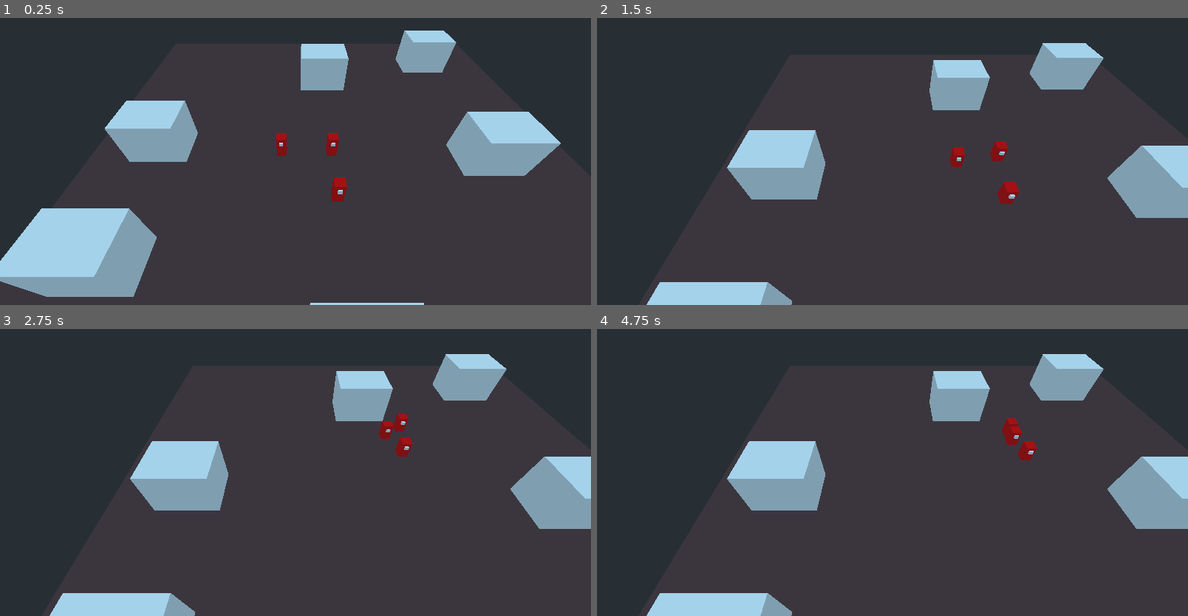
Above: before the commit, frames 1-4 (two rows, left to right).
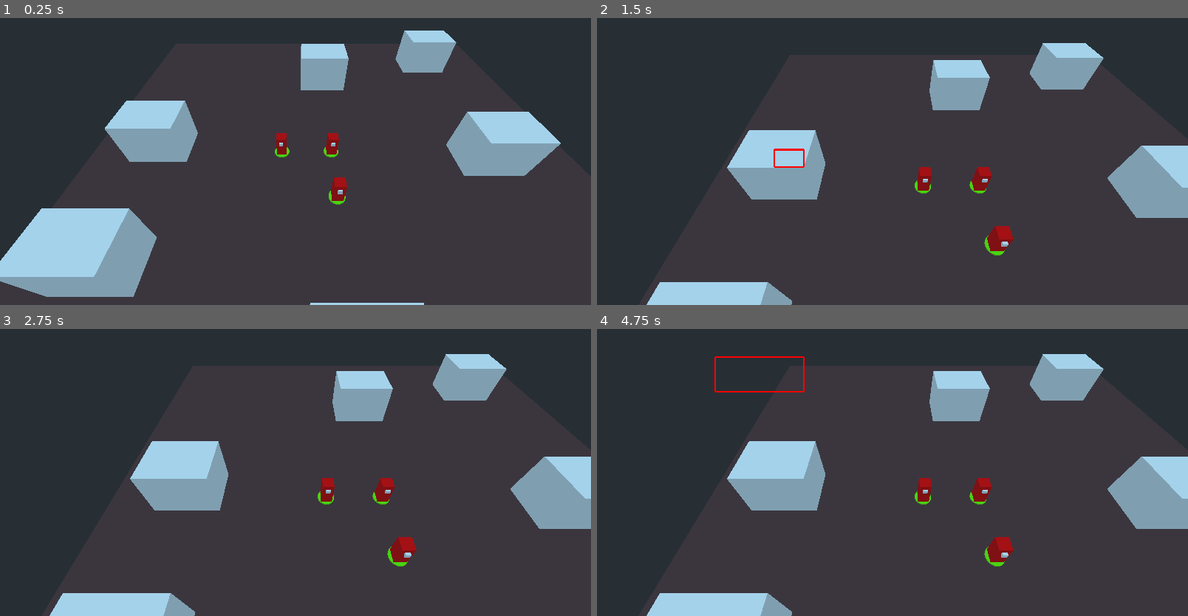
Above: after the commit, the same moments.

Repository: RKochenderfer/Rts
Game: Godot game, scene res://assets/TestWorld.tscn
The game is run twice, just before and just after one commit, with the same random seed, the same clock (stepped at 60 frames per second) and the same inputs.
Inputs (mouse positions are in pixels of both pictures, inside the frame that each line leads up to):
- Up to frame 1 (0.25 s): no input
- Up to frame 2 (1.5 s): move the mouse to (1022, 115) at 0.52 s; press the mouse at (1022, 115) at 0.53 s; right-click (1022, 115) at 0.6 s; release the mouse at (1022, 115) at 1.25 s; drag from (774, 150) to (862, 201) at 1.27 s
- Up to frame 3 (2.75 s): move the mouse to (354, 366) at 2.02 s; press the mouse at (354, 366) at 2.03 s; right-click (354, 366) at 2.1 s
- Up to frame 4 (4.75 s): release the mouse at (951, 366) at 2.75 s; drag from (862, 512) to (715, 392) at 2.77 s; move the mouse to (1069, 495) at 3.52 s; press the mouse at (1069, 495) at 3.53 s; right-click (1069, 495) at 3.6 s; release the mouse at (1069, 495) at 4.25 s; drag from (715, 392) to (803, 357) at 4.27 s

The runs differ from the first frame. In frame 1, 0.1% of the frame differs, in the area x 46-59%, y 44-66%; in frame 2, 1.4%, in the area x 29-72%, y 42-83%; in frame 3, 1.2%; in frame 4, 1.4%.

Commit message:
Add in selection

Diff:
--- a/assets/TestWorld.tscn
+++ b/assets/TestWorld.tscn
@@ -1,7 +1,8 @@
-[gd_scene load_steps=9 format=2]
+[gd_scene load_steps=10 format=2]
 
 [ext_resource path="res://scripts/CameraBase.gd" type="Script" id=1]
 [ext_resource path="res://assets/Unit.tscn" type="PackedScene" id=2]
+[ext_resource path="res://scripts/SelectionBox.gd" type="Script" id=3]
 
 [sub_resource type="NavigationMesh" id=6]
 vertices = PoolVector3Array( -49.4, 1.4, -2, -41.6, 1.4, -2, -41.3, 1.4, -4.7, -49.4, 1.4, -14, -6.5, 1.4, -29, -16.1,  …(4136 unchanged characters)…
@@ -27,6 +28,14 @@
 
 [node name="Camera" type="Camera" parent="CameraBase"]
 transform = Transform( 1, 0, 0, 0, 1, 0, 0, 0, 1, 0, 0, 58.7363 )
+
+[node name="SelectionBox" type="Control" parent="CameraBase"]
+margin_right = 40.0
+margin_bottom = 40.0
+script = ExtResource( 3 )
+__meta__ = {
+"_edit_use_anchors_": false
+}
 
 [node name="Navigation" type="Navigation" parent="."]
 
--- a/assets/Unit.tscn
+++ b/assets/Unit.tscn
@@ -11,13 +11,19 @@
 
 [sub_resource type="CubeMesh" id=4]
 
+[sub_resource type="CylinderMesh" id=5]
+
+[sub_resource type="SpatialMaterial" id=6]
+albedo_color = Color( 0.466667, 1, 0, 1 )
+
 [node name="Unit" type="KinematicBody" groups=["units"]]
+transform = Transform( 1, 0, 0, 0, 1, 0, 0, 0, 1, 0, 2.62974, 0 )
 collision_layer = 2
 collision_mask = 2
 script = ExtResource( 1 )
 
 [node name="CollisionShape" type="CollisionShape" parent="."]
-transform = Transform( 1, 0, 0, 0, 2.54845, 0, 0, 0, 1.32358, 0, 1, 0.199651 )
+transform = Transform( 1, 0, 0, 0, 2.54845, 0, 0, 0, 1.32358, 0, 1.16582, 0.199651 )
 shape = SubResource( 1 )
 
 [node name="MeshInstance" type="MeshInstance" parent="."]
@@ -29,3 +35,8 @@
 transform = Transform( 0.390822, 0, 0, 0, -0.369507, 0, 0, 0, -0.375211, 0, 2.32638, 1.01641 )
 mesh = SubResource( 4 )
 material/0 = null
+
+[node name="SelectionRing" type="MeshInstance" parent="."]
+transform = Transform( 1.52548, 0, 0, 0, 0.135256, 0, 0, 0, 1.52548, 0, -1.25633, 0 )
+mesh = SubResource( 5 )
+material/0 = SubResource( 6 )
--- /dev/null
+++ b/assets/materials/TeamBlueMaterial.tres
@@ -0,0 +1,4 @@
+[gd_resource type="SpatialMaterial" format=2]
+
+[resource]
+albedo_color = Color( 0, 0.168627, 1, 1 )
--- /dev/null
+++ b/assets/materials/TeamRedMaterial.tres
@@ -0,0 +1,4 @@
+[gd_resource type="SpatialMaterial" format=2]
+
+[resource]
+albedo_color = Color( 1, 0, 0, 1 )
--- a/project.godot
+++ b/project.godot
@@ -25,6 +25,11 @@
 "events": [ Object(InputEventMouseButton,"resource_local_to_scene":false,"resource_name":"","device":0,"alt":false,"shi …(212 unchanged characters)…
  ]
 }
+alt_command={
+"deadzone": 0.5,
+"events": [ Object(InputEventMouseButton,"resource_local_to_scene":false,"resource_name":"","device":0,"alt":false,"shift":false,"control":false,"meta":false,"command":false,"button_mask":0,"position":Vector2( 0, 0 ),"global_position":Vector2( 0, 0 ),"factor":1.0,"button_index":1,"pressed":false,"doubleclick":false,"script":null)
+ ]
+}
 
 [layer_names]
 
--- a/scripts/CameraBase.gd
+++ b/scripts/CameraBase.gd
@@ -6,16 +6,30 @@
 const ray_length = 1000
 onready var cam = $Camera
 
+var team = 0
+var selected_units = []
+onready var selection_box = $SelectionBox
+var start_sel_pos = Vector2()
+
 func _process(delta):
 	var m_pos = get_viewport().get_mouse_position()
 	calc_move(m_pos, delta)
 	if Input.is_action_just_pressed("main_command"):
-		move_all_units(m_pos)
+		move_selected_units(m_pos)
+	if Input.is_action_just_pressed("alt_command"):
+		selection_box.start_sel_pos = m_pos
+		start_sel_pos = m_pos
+	if Input.is_action_pressed("alt_command"):
+		selection_box.m_pos = m_pos
+		selection_box.is_visible = true
+	else:
+		selection_box.is_visible = false
+	if Input.is_action_just_released("alt_command"):
+		select_units(m_pos)
 
 func calc_move(m_pos, delta):
 	var v_size = get_viewport().size
 	var move_vec = Vector3()
-
 	if m_pos.x < MOVE_MARGIN:
 		move_vec.x -= 1
 	if m_pos.y < MOVE_MARGIN:
@@ -27,10 +41,47 @@
 	move_vec = move_vec.rotated(Vector3(0, 1, 0), rotation_degrees.y)
 	global_translate(move_vec * delta * MOVE_SPEED)
 
-func move_all_units(m_pos):
+func move_selected_units(m_pos):
 	var result = raycast_from_mouse(m_pos, 1)
 	if result:
-		get_tree().call_group("units", "move_to", result.position)
+		for unit in selected_units:
+			unit.move_to(result.position)
+
+func select_units(m_pos):
+	var new_selected_units = []
+	if m_pos.distance_squared_to(start_sel_pos) < 16:
+		var u = get_unit_under_mouse(m_pos)
+		if u != null:
+			new_selected_units.append(u)
+	else:
+		new_selected_units = get_units_in_box(start_sel_pos, m_pos)
+	if new_selected_units.size() != 0:
+		for unit in selected_units:
+			unit.deselect()
+		for unit in new_selected_units:
+			unit.select()
+		selected_units = new_selected_units
+
+func get_unit_under_mouse(m_pos):
+	var result = raycast_from_mouse(m_pos, 3)
+	if result and "team" in result.collider and result.collider.team == team:
+		return result.collider
+
+func get_units_in_box(top_left, bot_right):
+	if top_left.x > bot_right.x:
+		var tmp = top_left.x
+		top_left.x = bot_right.x
+		bot_right.x = tmp
+	if top_left.y > bot_right.y:
+		var tmp = top_left.y
+		top_left.y = bot_right.y
+		bot_right.y = tmp
+	var box = Rect2(top_left, bot_right - top_left)
+	var box_selected_units = []
+	for unit in get_tree().get_nodes_in_group("units"):
+		if unit.team == team and box.has_point(cam.unproject_position(unit.global_transform.origin)):
+			box_selected_units.append(unit)
+	return box_selected_units
 
 func raycast_from_mouse(m_pos, collision_mask):
 	var ray_start = cam.project_ray_origin(m_pos)
--- /dev/null
+++ b/scripts/SelectionBox.gd
@@ -0,0 +1,18 @@
+extends Control
+
+
+var is_visible = false
+var m_pos = Vector2()
+var start_sel_pos = Vector2()
+const sel_box_col = Color(1, 0, 0)
+const sel_box_line_width = 3
+
+func _draw():
+	if is_visible and start_sel_pos != m_pos:
+		draw_line(start_sel_pos, Vector2(m_pos.x, start_sel_pos.y), sel_box_col, sel_box_line_width)
+		draw_line(start_sel_pos, Vector2(start_sel_pos.x, m_pos.y), sel_box_col, sel_box_line_width)
+		draw_line(m_pos, Vector2(m_pos.x, start_sel_pos.y), sel_box_col, sel_box_line_width)
+		draw_line(m_pos, Vector2(start_sel_pos.x, m_pos.y), sel_box_col, sel_box_line_width)
+
+func _process(delta):
+	update()
--- a/scripts/Unit.gd
+++ b/scripts/Unit.gd
@@ -1,9 +1,19 @@
 extends KinematicBody
+
+export var team = 0
+var team_colors = {
+	0: preload("res://assets/materials/TeamRedMaterial.tres"),
+	1: preload("res://assets/materials/TeamBlueMaterial.tres")
+}
 
 var path = []
 var path_ind = 0
 const move_speed = 12
 onready var nav = get_parent()
+
+func _ready():
+	if team in team_colors:
+		$MeshInstance.material_override = team_colors[team]
 
 func _process(delta):
 	if path_ind < path.size():
@@ -18,3 +28,9 @@
 	print(target_pos)
 	path = nav.get_simple_path(global_transform.origin, target_pos)
 	path_ind = 0
+
+func select():
+	$SelectionRing.show()
+
+func deselect():
+	$SelectionRing.hide()
Not shown: 1 places in assets/Unit.tscn that only renumber resources
Renamed: assets/models/soldier.tscn -> assets/actors/soldier.tscn
